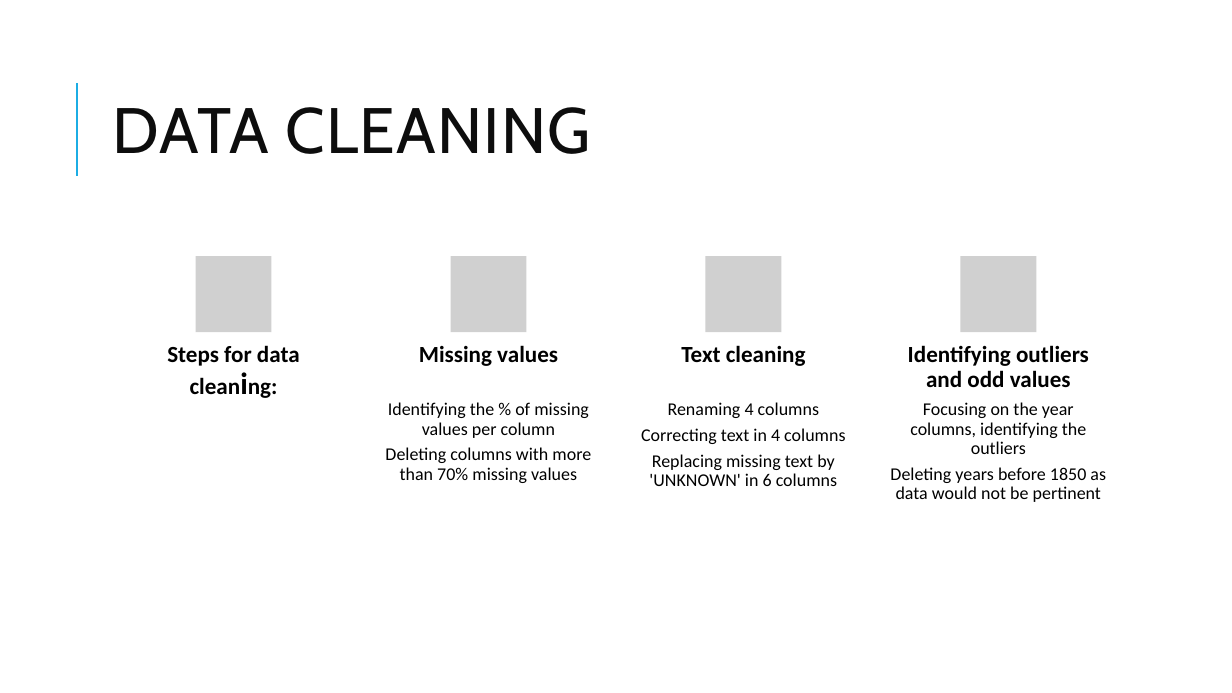
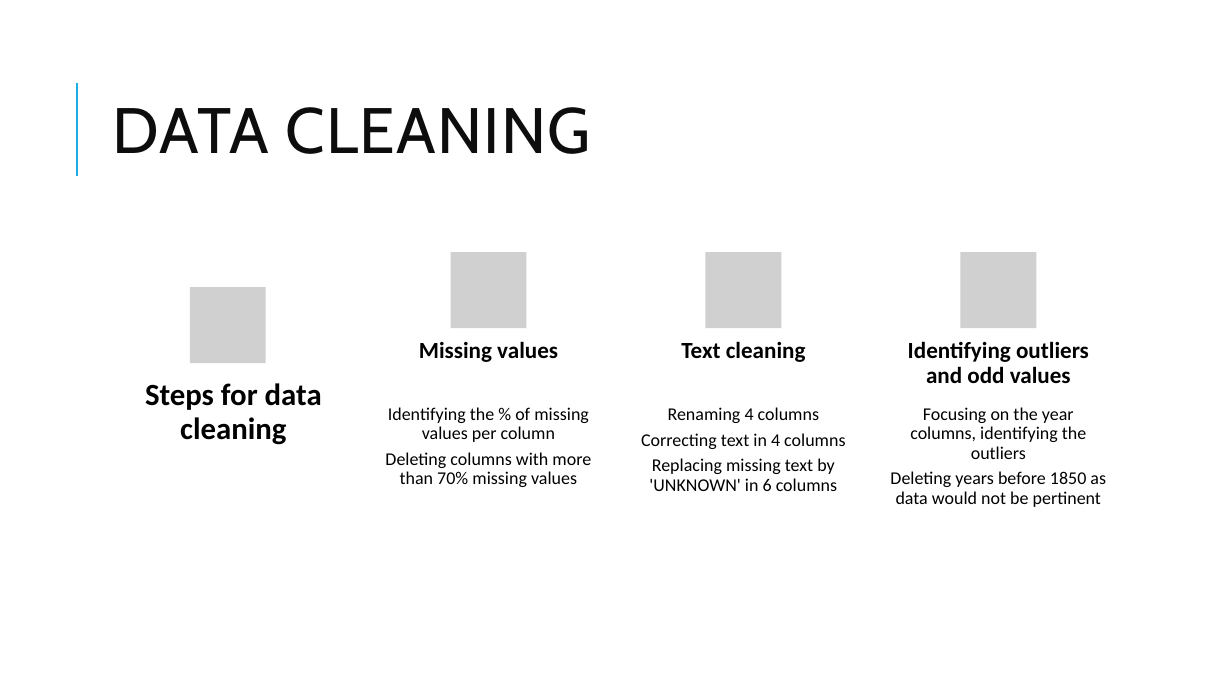
Before and after one commit to Camillelib/Data_Pipeline_Project, a slide deck: slide 4 of Output/Project week 2.pptx. Drawn at 1232x693 pixels with LibreOffice and Linux fonts; fonts in the diff are those of the drawing; grey boxes stand for pictures. Boxes give left, top, right and bottom in pixels: in the first picture for what was removed or moved away, otherwise in the second. Text is boxed around its words. In the diff, an @@ line names an element or a change of style, - is before the commit and + after.

```diff
--- a/Output/Project week 2.pptx
+++ b/Output/Project week 2.pptx
@@ 3 pictures: place and size @@
-3 pictures at <box>451,256,1036,332</box>
+3 pictures at <box>451,252,1036,328</box>
@@ picture: place and size @@
-picture at <box>196,256,272,332</box>
+picture at <box>189,287,265,363</box>
@@ text "Missing values": place and size @@
-text "Missing values" at <box>419,345,558,366</box>
+text "Missing values" at <box>419,341,558,362</box>
@@ text "Text cleaning": place and size @@
-text "Text cleaning" at <box>681,345,806,366</box>
+text "Text cleaning" at <box>681,341,806,362</box>
@@ text "Identifying outliers and odd values": place and size @@
-text "Identifying outliers and odd values" at <box>908,345,1089,387</box>
+text "Identifying outliers and odd values" at <box>908,341,1089,383</box>
@@ text at <box>145,383,322,445</box>: text changed; size 18 to 24 pt @@
-Steps for data cleaning:
+Steps for data cleaning
@@ 3 texts: place and size @@
-3 texts at <box>385,402,1106,502</box>
+3 texts at <box>385,407,1106,507</box>
```
Also in this commit, not shown: 4 other slides changed.
